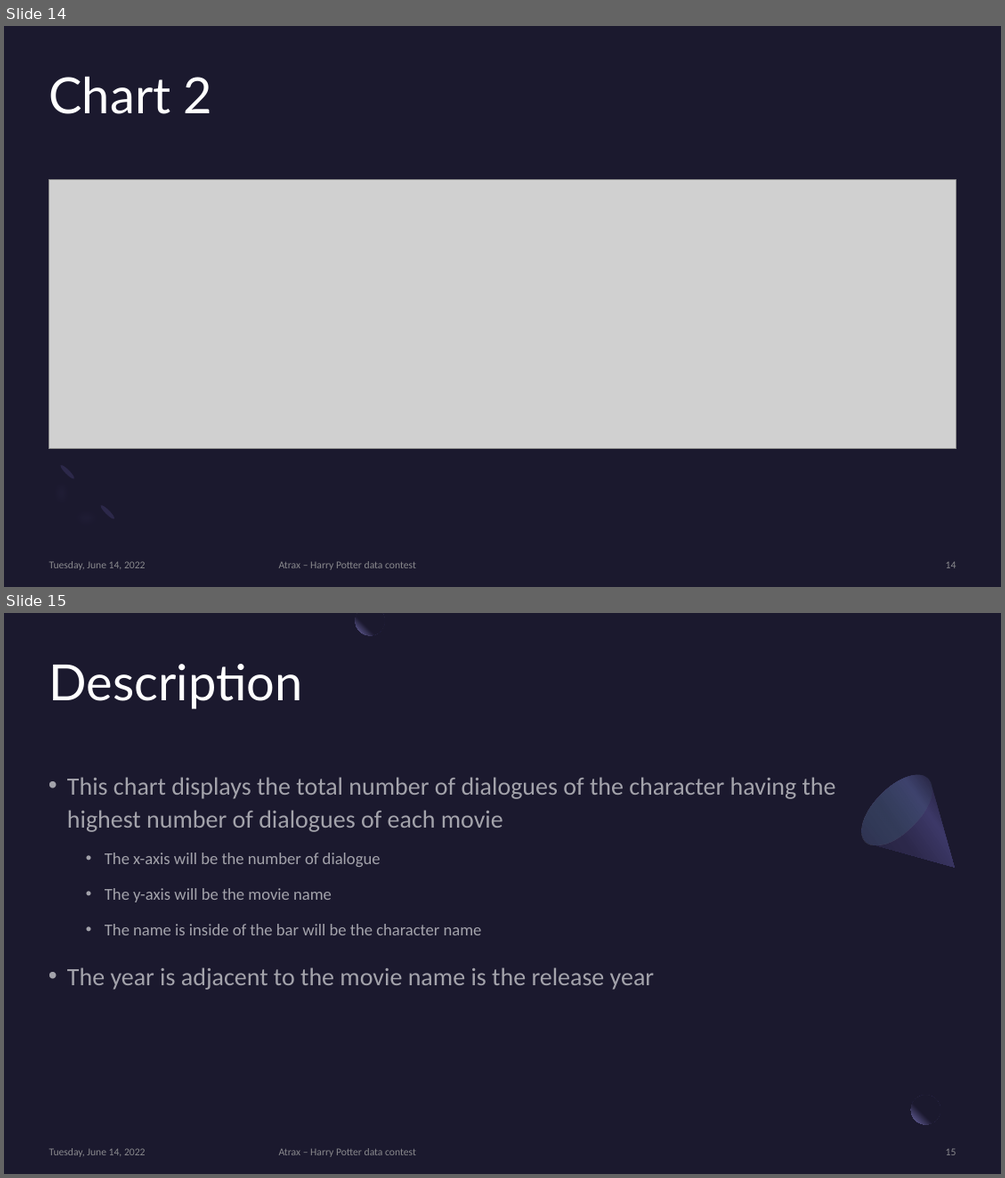
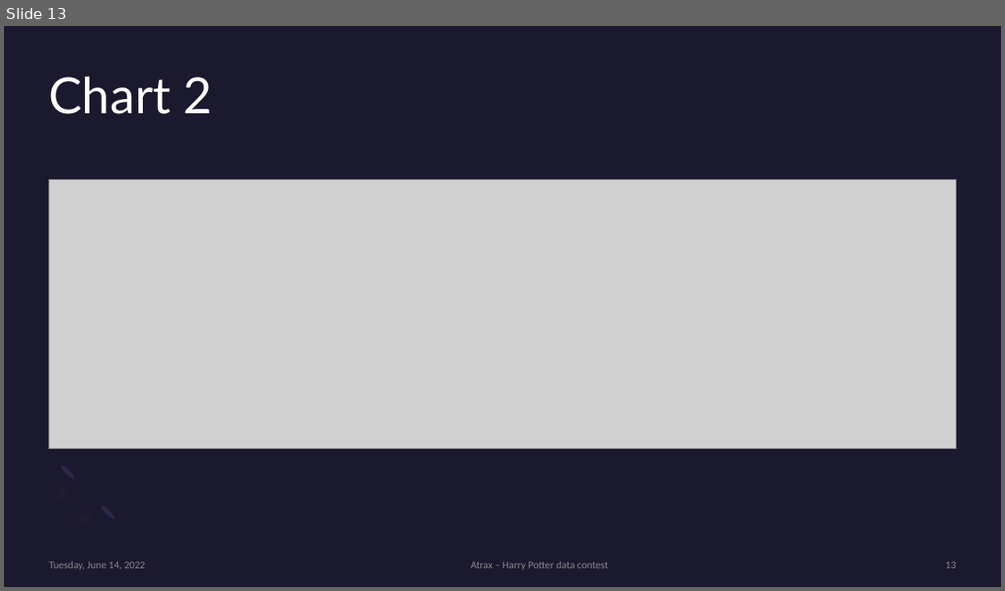
Before and after one commit to nhhphuoc1993/data_contest_harry_portter, a slide deck: The analysis of Harry Potter dataset.pptx. Shown one above the other, each under a label of ours: slides 14 and 15 before the commit, slide 13 after it. The pictures are 1005x1178 and 1005x591 pixels, drawn with LibreOffice and Linux fonts; fonts in the diff are those of the drawing; grey boxes stand for pictures. Boxes give left, top, right and bottom in pixels: in the first picture for what was removed or moved away, otherwise in the second. Text is boxed around its words. In the diff, an @@ line names an element or a change of style, - is before the commit and + after.

```diff
--- a/The analysis of Harry Potter dataset.pptx
+++ b/The analysis of Harry Potter dataset.pptx
@@ slide 15 removed at [4,613,1001,1174], background #1B192E @@
@@ freeform shape removed at [356,613,385,635] @@
@@ title removed at [49,664,303,709] @@
-Description
@@ freeform shape removed at [850,763,986,899] @@
@@ ellipse removed at [850,763,944,857] @@
@@ text removed at [67,777,836,989] @@
-• This chart displays the total number of dialogues of the character having the highest number of dialogues of each movie
-  • The x-axis will be the number of dialogue
-  • The y-axis will be the movie name
-  • The name is inside of the bar will be the character name
-• The year is adjacent to the movie name is the release year
@@ rectangle removed at [940,1089,971,1119] @@
@@ ellipse removed at [911,1095,940,1125] @@
@@ text removed at [49,1148,146,1157] @@
-Tuesday, June 14, 2022
@@ text removed at [279,1148,416,1157] @@
-Atrax – Harry Potter data contest
@@ page number removed at [946,1148,956,1155] @@
-15
@@ what was slide 14 is now slide 13 @@
@@ slide 13 changed as well @@
@@ text "Atrax – Harry Potter data ..." at [470,561,608,570]: alignment left to centre @@
@@ page number at [946,561,956,568]: text changed @@
-14
+13
```
Also in this commit, not shown: 24 other slides changed, 1 slide added, 4 other slides removed, 3 other files.
